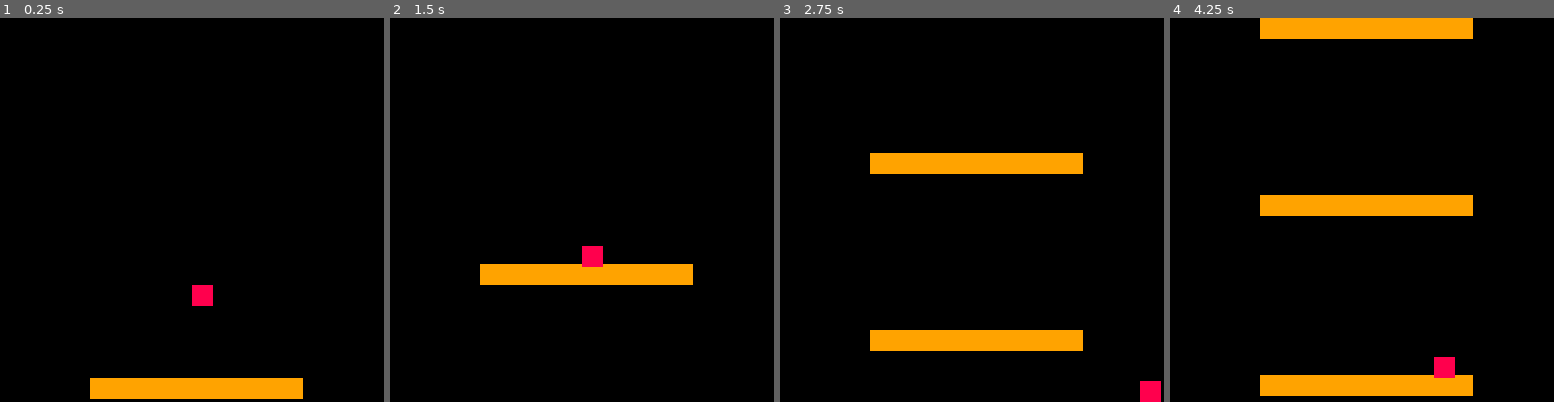
Above: before the commit, frames 1-4 (left to right).
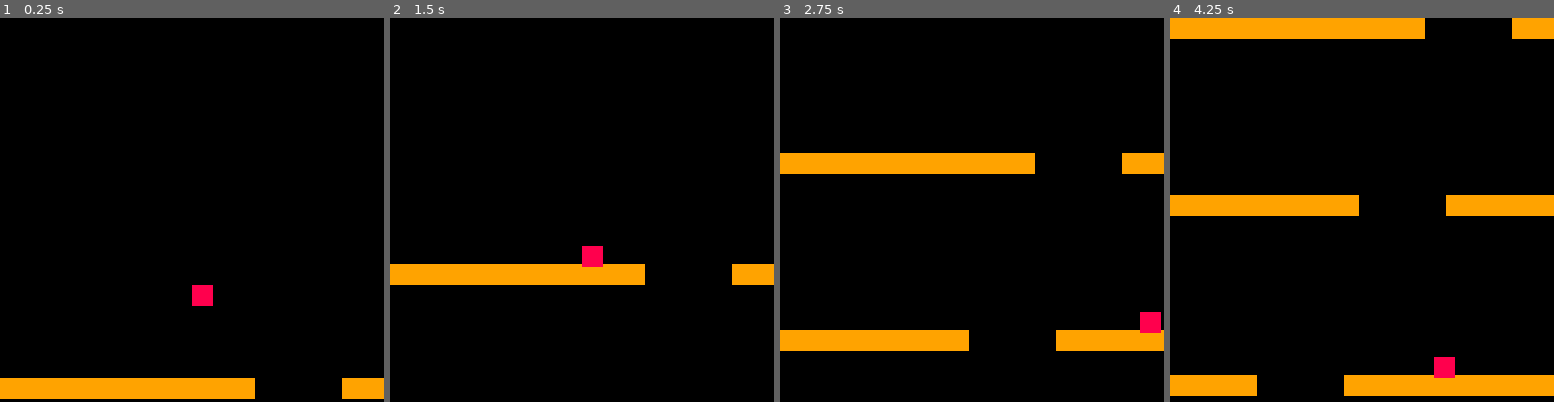
Above: after the commit, the same moments.

Repository: nicolashahn/fdown
Game: PICO-8 cartridge fdown.p8
Same seed, same stepped clock (60 frames per second), same inputs: the game is played once before the commit and once after it.
Inputs:
- Up to frame 1 (0.25 s): no input
- Up to frame 2 (1.5 s): no input
- Up to frame 3 (2.75 s): hold Right 1.6-2.1 s; hold Right from 2.47 s (still down)
- Up to frame 4 (4.25 s): release Right at 3.03 s; hold Left 3.08-3.58 s; hold Right from 4.02 s (still down)

The runs differ from the first frame. In frame 1, 2.6% of the frame differs, in the area x 0-100%, y 93-100%; in frame 2, 2.6%; in frame 3, 6.8%; in frame 4, 9.8%, in the area x 0-100%, y 0-99%.

Commit message:
random floor gaps and gameover state

Diff:
--- a/fdown.p8
+++ b/fdown.p8
@@ -5,10 +5,10 @@
 cart_name="fdown"
 
 --width of player sprite
-p_width=6
+p_w=6
 
 --width of screen
-s_width=128
+screen_w=128
 
 --how fast player moves right/left
 move_spd=2
@@ -17,9 +17,11 @@
 
 function _init()
 
+  mode="play"
+
   --top left corner of player sprite
-  p_x=s_width/2
-  p_y=s_width/2-p_width-1
+  p_x=screen_w/2
+  p_y=screen_w/2-p_w-1
 
   --how fast platforms rise
   plat_spd=0.5
@@ -27,10 +29,11 @@
   plat_frame_ctr=0
   plat_frame_max=120
 
-  platforms={
-    {x=30,y=s_width,w=70,h=6}
-  }
+  --gap between platforms on a level
+  gap_w=30
 
+  platforms={}
+  add_floor()
 end
 
 --returns platform's y coord if player has hit a platform else false
@@ -39,11 +42,11 @@
     --rightmost part of the platform
     plat_r=platform.x+platform.w
     --rightmost part of the player
-    p_r=p_x+p_width
+    p_r=p_x+p_w
     if p_r>platform.x and p_x<platform.x+platform.w then
-      if p_y+p_width>platform.y and p_y<platform.y then
+      if p_y+p_w>platform.y and p_y<platform.y then
         --the y value for the player to stay on the platform
-        return platform.y-p_width
+        return platform.y-p_w
       end
     end
   end
@@ -55,7 +58,7 @@
   if btn(0) and p_x>0 then
     p_x-=move_spd
   end
-  if btn(1) and p_x<s_width-p_width-move_spd then
+  if btn(1) and p_x<screen_w-p_w-move_spd then
     p_x+=move_spd
   end
   --if there's a collision, don't let player fall
@@ -64,19 +67,27 @@
     p_y = new_y
   else
     p_y+=fall_spd
-    p_y=min(p_y,s_width-p_width-1)
+    p_y=min(p_y,screen_w-p_w-1)
   end
 end
 
-function add_platform()
-  add(platforms,{x=30,y=s_width,w=70,h=6})
+function add_platform(x,plat_w)
+  plat={x=x,y=screen_w,w=plat_w,h=6}
+  add(platforms,plat)
+end
+
+function add_floor()
+  plat_w=screen_w-gap_w
+  gap_x=flr(rnd(screen_w-gap_w))
+  add_platform(gap_x-plat_w,plat_w)
+  add_platform(gap_x+gap_w,plat_w)
 end
 
 function update_platforms()
   plat_frame_ctr+=1
   if plat_frame_ctr==plat_frame_max then
     plat_frame_ctr=0
-    add_platform()
+    add_floor()
   end
   for p in all(platforms) do
     if p.y+p.h<0 then
@@ -86,13 +97,24 @@
   end
 end
 
+function check_gameover()
+  if p_y<0-p_w+1 then
+    mode="gameover"
+  end
+end
+
 function _update60()
-  update_platforms()
-  update_player()
+  if mode=="play" then
+    update_platforms()
+    update_player()
+    check_gameover()
+  end
+  if mode=="gameover" then
+  end
 end
 
 function draw_player()
-  rectfill(p_x,p_y,p_x+p_width,p_y+p_width,8)
+  rectfill(p_x,p_y,p_x+p_w,p_y+p_w,8)
 end
 
 function draw_platforms()
@@ -102,7 +124,12 @@
 end
 
 function _draw()
-  cls()
-  draw_platforms()
-  draw_player()
+  if mode=="play" then
+    cls()
+    draw_platforms()
+    draw_player()
+  end
+  if mode=="gameover" then
+    print("game over",48,61,7)
+  end
 end
